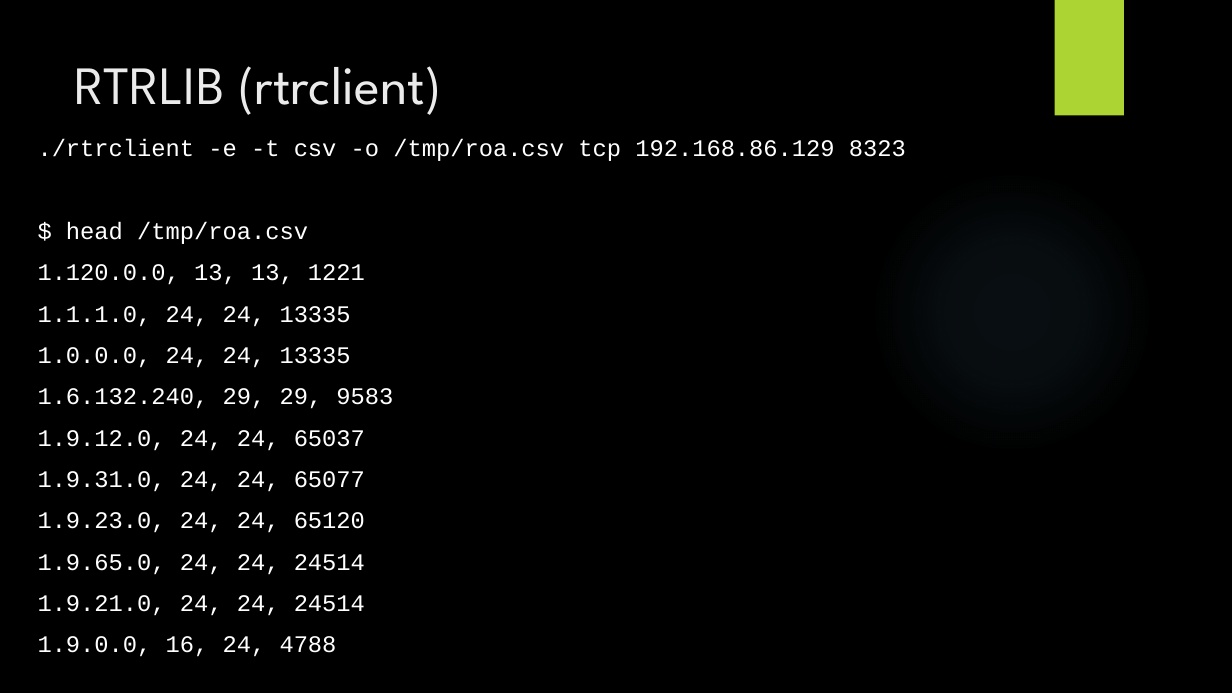
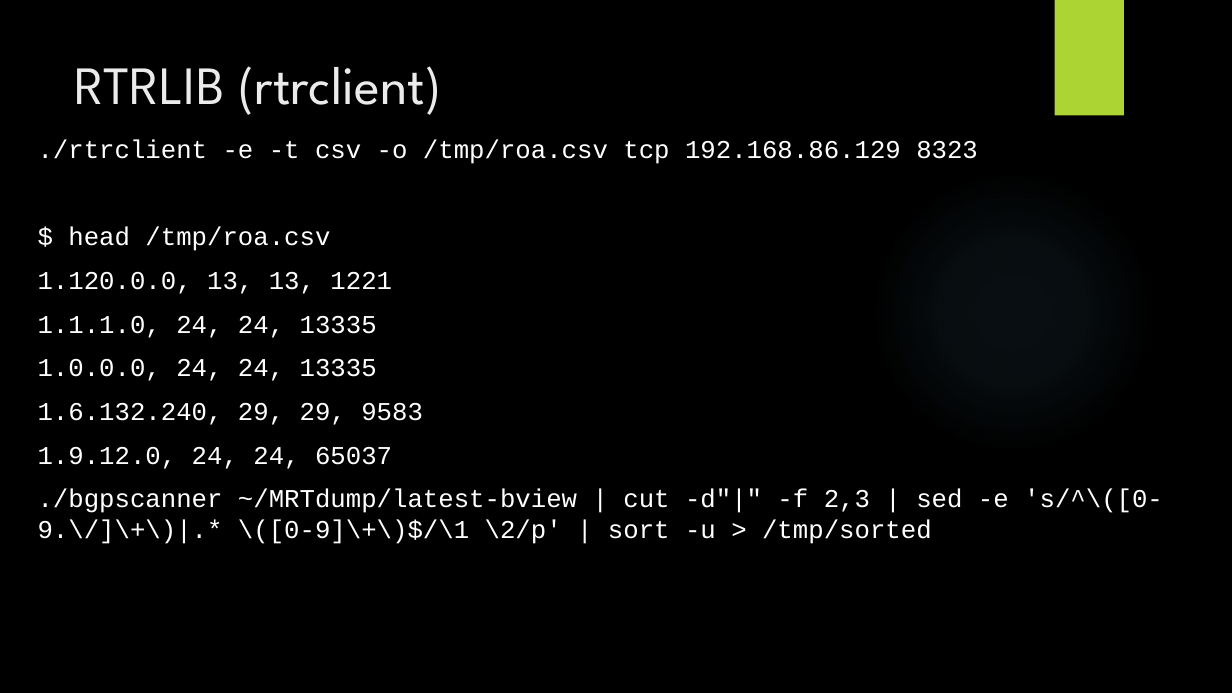
Before and after one commit to guzzim/bgpsquelch, a slide deck: slide 7 of BGPSquelch.pptx. Drawn at 1232x693 pixels with LibreOffice and Linux fonts; fonts in the diff are those of the drawing; background and template pictures are left out. Boxes give left, top, right and bottom in pixels: in the first picture for what was removed or moved away, otherwise in the second. Text is boxed around its words. In the diff, an @@ line names an element or a change of style, - is before the commit and + after.

```diff
--- a/BGPSquelch.pptx
+++ b/BGPSquelch.pptx
@@ text at [38, 139, 978, 469]: size 18.5 to 20 pt in "./rtrclient -e -t csv -o /tmp/roa.csv tcp ...", "$ head /tmp/roa.csv", "1.120.0.0, 13, 13, 1221", "1.1.1.0, 24, 24, 13335" and 3 more places @@
@@ text at [38, 488, 1163, 544]: text changed; size 18.5 to 20 pt @@
-1.9.31.0, 24, 24, 65077
-1.9.23.0, 24, 24, 65120
-1.9.65.0, 24, 24, 24514
-1.9.21.0, 24, 24, 24514
-1.9.0.0, 16, 24, 4788
+./bgpscanner ~/MRTdump/latest-bview | cut -d"|" -f 2,3 | sed -e 's/^\([0-9.\/]\+\)|.* \([0-9]\+\)$/\1 \2/p' | sort -u > /tmp/sorted
```
Also in this commit, not shown: 1 other file.
